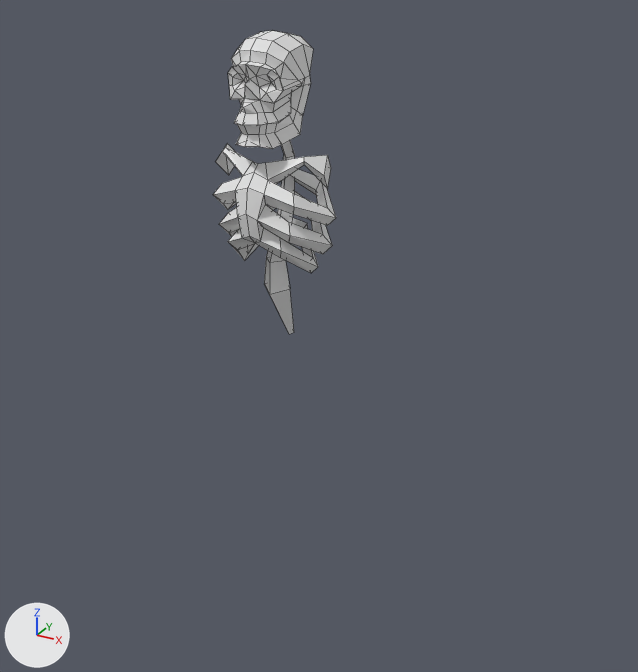
What one commit did to the Blender file Graphics/Graphics/Units/Soldier.blend.
Camera for both pictures: a 50 mm lens placed at (4.55, -7.33, 7.25), pointed at (0.39, 0.23, 3.47). The axes (+X, +Y, +Z) are drawn at lower left. The lights are the same throughout. Mesh edges are drawn as thin lines.

The older version as bpy lines, for what is in view:
```python
me_kostra = bpy.data.meshes.new('KOSTRA')
me_kostra.from_pydata(...)  # 1637 vertices, 1632 faces; spans x -3.22..3.22, y -0.65..0.45, z -0.01..6.5
me_kostra.materials.append(mat_material)  # beige #e2e7aa
me_sphere_001 = bpy.data.meshes.new('Sphere.001')
me_sphere_001.from_pydata(...)  # 309 vertices, 338 faces; spans x -0.68..0.68, y -0.5..0.49, z 3.39..6.54
ob_mesh = bpy.data.objects.new('Mesh', me_kostra)
ob_mesh.location = (0.0, 0.0, 0.0)
ob_mesh.hide_viewport = True
ob_sphere = bpy.data.objects.new('Sphere', me_sphere_001)
ob_sphere.location = (0.0, 0.0, 0.0)
```
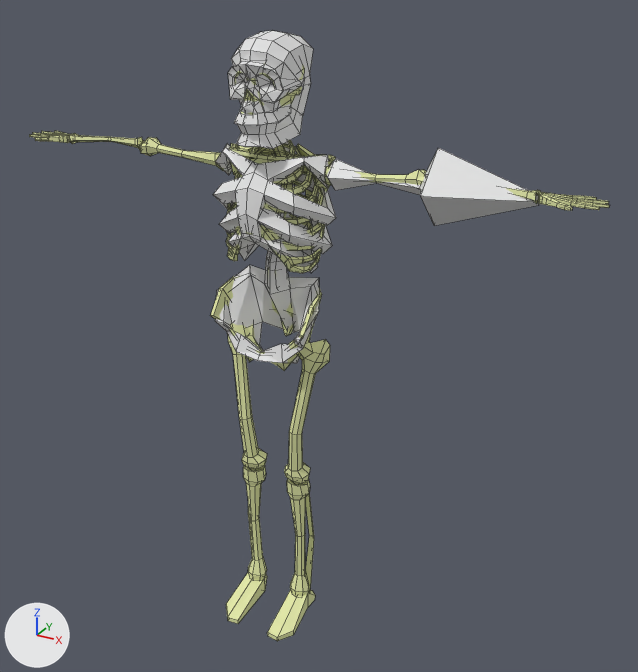
Commit message: soldier model (skeleton) - wip model

Where the change shows, as pixel boxes (x1, y1, x2, y2) in the pictures (638 x 672 px):
'Sphere', reshaped (164% wider, 10% taller)
    before: (213, 31, 336, 334)
    after: (213, 31, 539, 363)
'Mesh', shown
    after: (29, 64, 609, 641)
part 1 of me_sphere_001, added
    after: (327, 148, 539, 226)
part 2 of me_sphere_001, built on
    after: (215, 265, 319, 363)

The change in detail:
me_sphere_001 is used by ob_sphere; location (0.0, 0.0, 0.0).
me_sphere_001 had 309 vertices, 338 faces and spanned x -0.68..0.68, y -0.5..0.49, z 3.39..6.54.
me_sphere_001 now has 362 vertices, 395 faces and spans x -0.68..2.64, y -0.5..0.49, z 3.21..6.54.
me_sphere_001 part 1: a new loose piece of 21 vertices spanning x 0.56..2.64, y -0.31..0.41, z 4.91..5.63.
Part 2, on me_sphere_001:
2 faces are deleted.
32 vertices are added at x -0.62..0.62, y -0.37..0.18, z 3.21..4.14.
38 new faces join them.
Object 'Mesh' (ob_mesh) is now shown.
